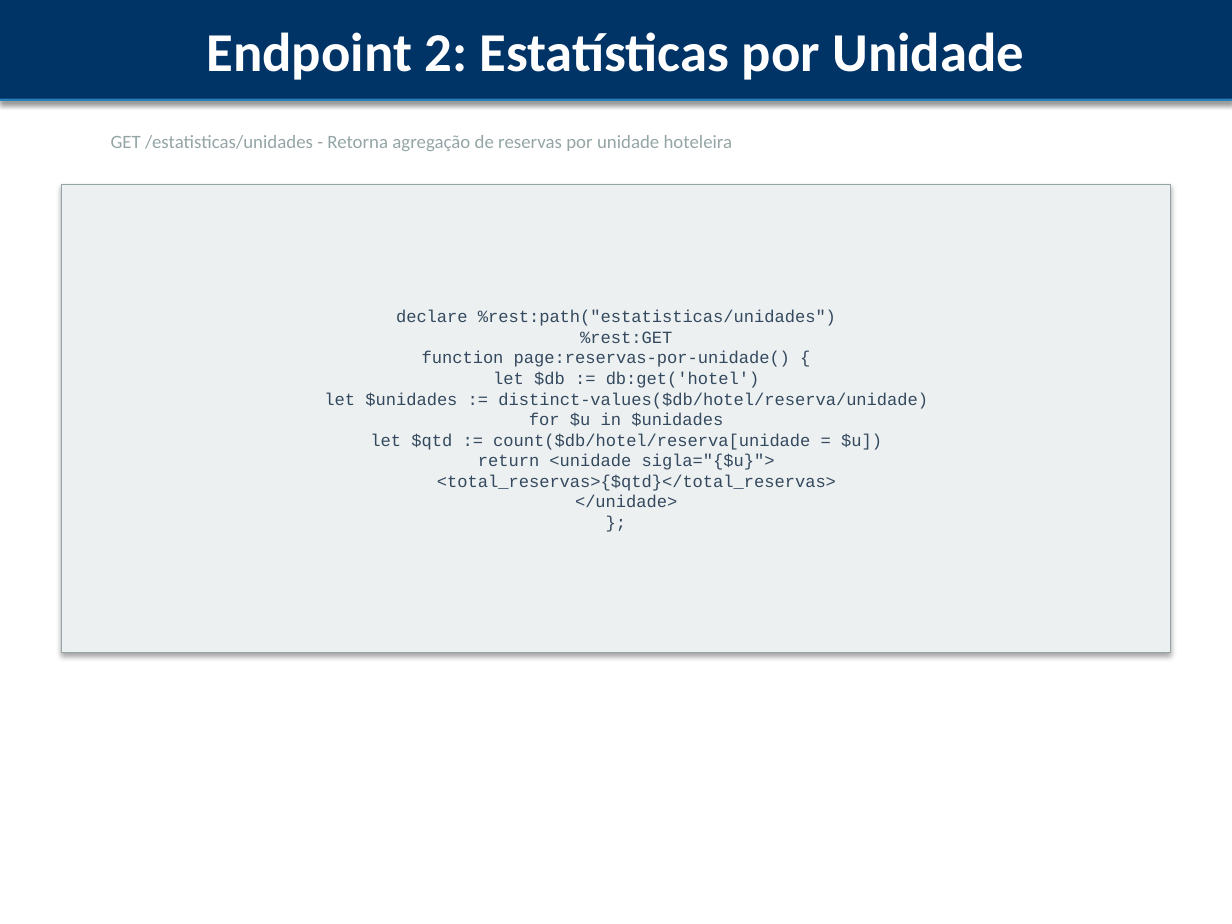
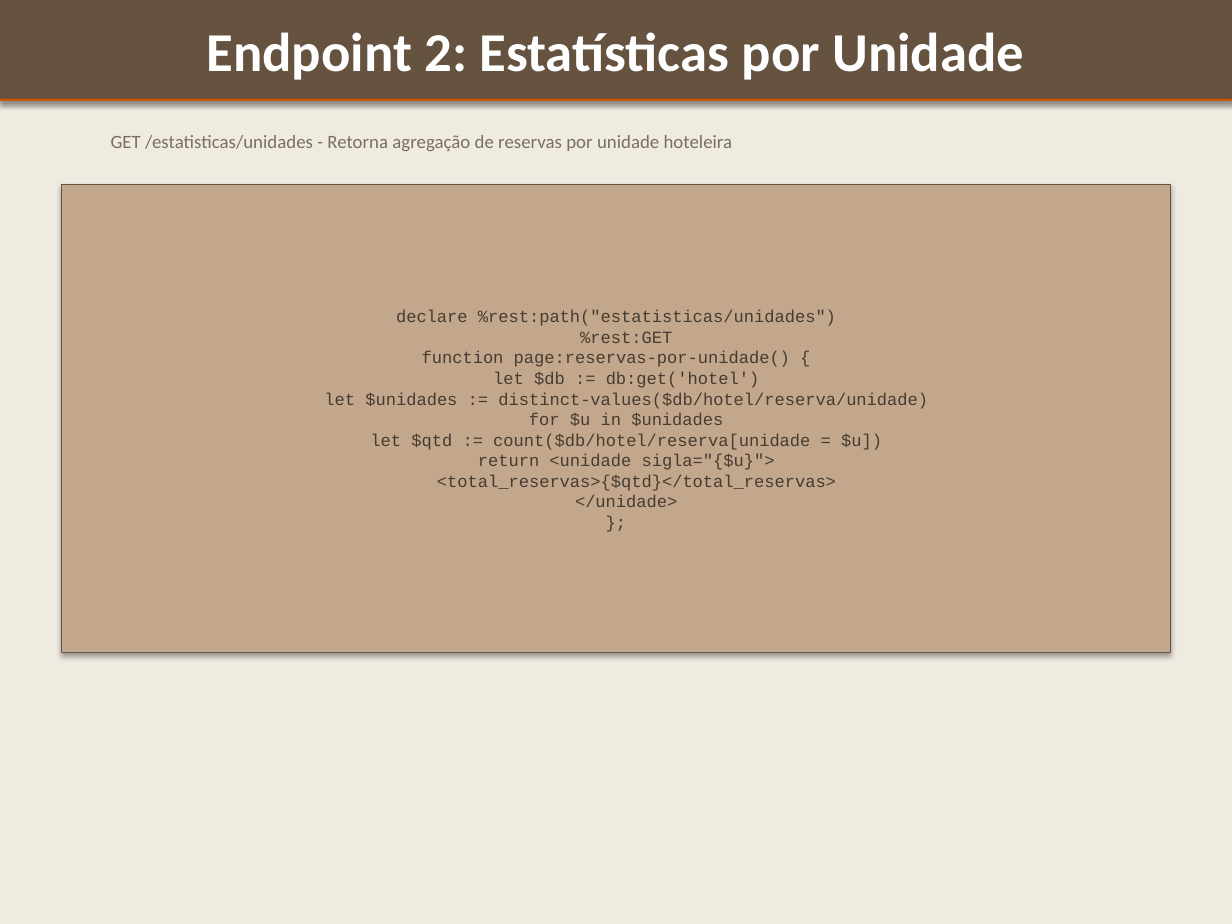
Before and after one commit to InnaVibes/Ctesp, a slide deck: slide 12 of peid/TRABALHO_PRATICO/apresentacao_reservas.pptx. Drawn at 1232x924 pixels with LibreOffice and Linux fonts; fonts in the diff are those of the drawing. Boxes give left, top, right and bottom in pixels: in the first picture for what was removed or moved away, otherwise in the second. Text is boxed around its words. In the diff, an @@ line names an element or a change of style, - is before the commit and + after.

```diff
--- a/peid/TRABALHO_PRATICO/apresentacao_reservas.pptx
+++ b/peid/TRABALHO_PRATICO/apresentacao_reservas.pptx
@@ background #FFFFFF to #F0EBE1 @@
@@ rectangle "Endpoint 2: Estatísticas por Unidade" at [0,0,1232,99]: fill #003366 to #65523F; outline #003366 0.75 pt to #65523F 0.75 pt @@
@@ rectangle at [0,99,1232,101]: fill #2980B9 to #CC5500 @@
@@ text "GET /estatisticas/unidades - Retorna agregação ..." at [111,135,733,151]: text colour #95A5A6 to #786E64 @@
@@ rectangle "declare %rest:path("estatisticas/unidades") %rest:GET functi ..." at [62,185,1170,653]: text colour #34495E to #463C32; fill #ECF0F1 to #C2A78C; outline #95A5A6 0.75 pt to #65523F 0.75 pt @@
```
Also in this commit, not shown: 21 other slides changed, 2 other files.
